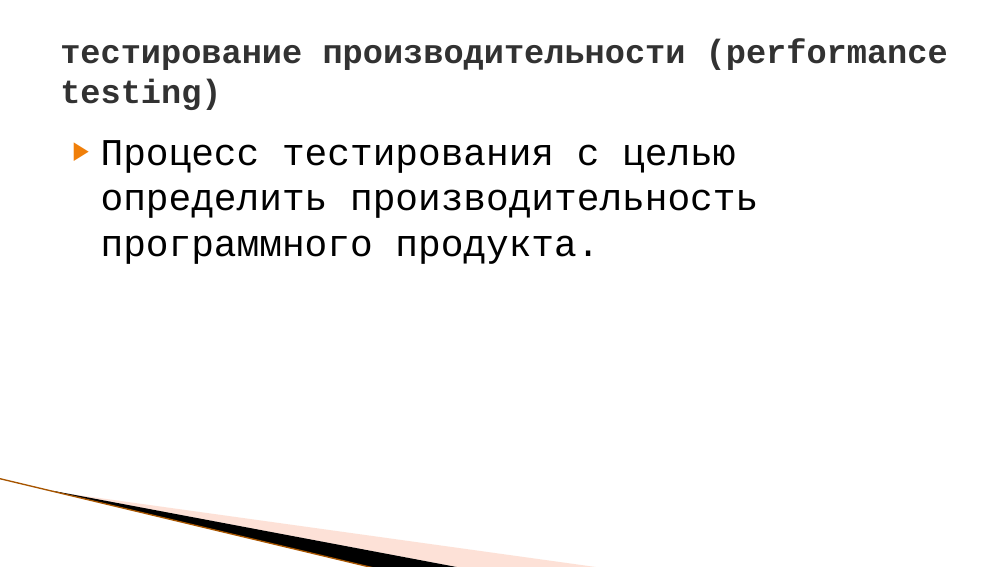
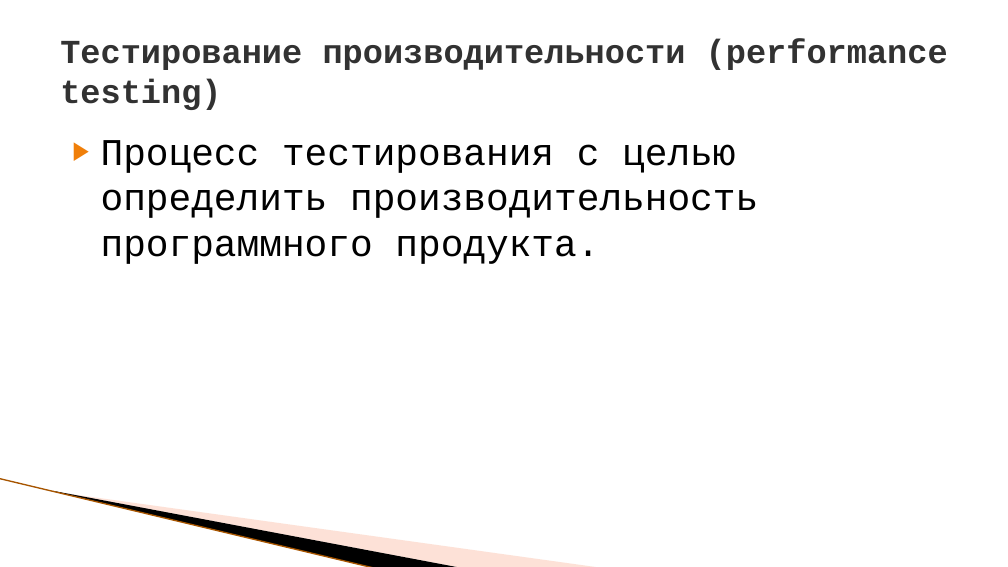
Before and after one commit to ProfitFx/HBLTWS, a slide deck: slide 6 of LoadTestStart.pptx (slide 4 before the commit). Drawn at 1008x567 pixels with LibreOffice and Linux fonts; fonts in the diff are those of the drawing; background and template pictures are left out. Boxes give left, top, right and bottom in pixels: in the first picture for what was removed or moved away, otherwise in the second. Text is boxed around its words. In the diff, an @@ line names an element or a change of style, - is before the commit and + after.

```diff
--- a/LoadTestStart.pptx
+++ b/LoadTestStart.pptx
@@ title at <box>60,38,948,110</box>: text changed @@
-тестирование производительности (performance testing)
+Тестирование производительности (performance testing)
```
Also in this commit, not shown: 8 other slides changed, 1 slide added, 13 other files.
